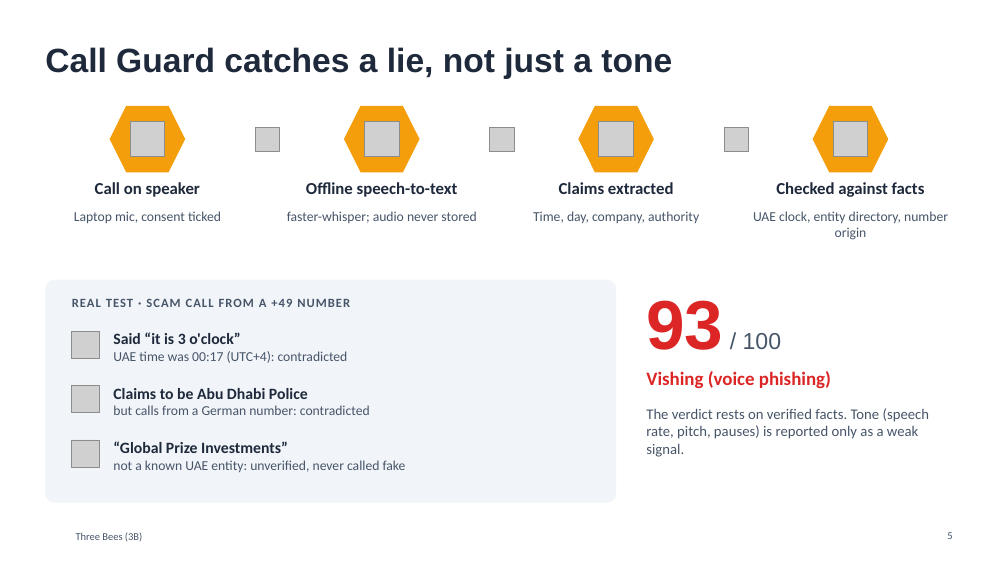
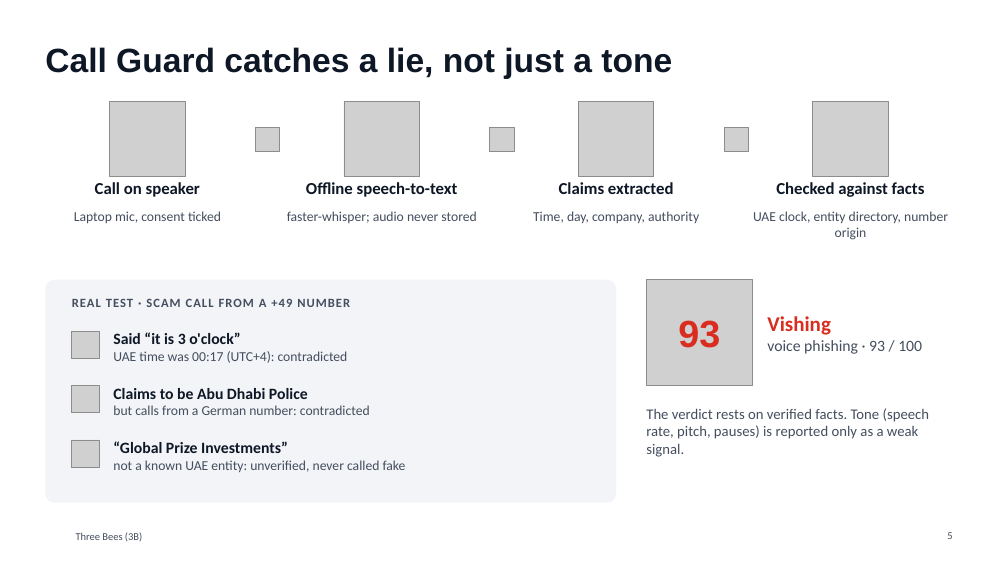
Before and after one commit to Mezx-1/three-bees, a slide deck: slide 5 of docs/presentation/ThreeBees_3B.pptx. Drawn at 1008x567 pixels with LibreOffice and Linux fonts; fonts in the diff are those of the drawing; grey boxes stand for pictures; background and template pictures are left out. Boxes give left, top, right and bottom in pixels: in the first picture for what was removed or moved away, otherwise in the second. Text is boxed around its words. In the diff, an @@ line names an element or a change of style, - is before the commit and + after.

```diff
--- a/docs/presentation/ThreeBees_3B.pptx
+++ b/docs/presentation/ThreeBees_3B.pptx
@@ hexagon removed at box(110, 106, 185, 172) @@
@@ picture added at box(110, 101, 185, 177) @@
@@ hexagon removed at box(344, 106, 420, 172) @@
@@ picture added at box(344, 101, 420, 177) @@
@@ hexagon removed at box(578, 106, 654, 172) @@
@@ picture added at box(578, 101, 654, 177) @@
@@ hexagon removed at box(813, 106, 889, 172) @@
@@ picture added at box(813, 101, 889, 177) @@
@@ picture removed at box(130, 122, 165, 157) @@
@@ picture removed at box(364, 122, 399, 157) @@
@@ picture removed at box(599, 122, 634, 157) @@
@@ picture removed at box(833, 122, 868, 157) @@
@@ text colour #1E293B to #0E1726 in 5 elements at box(45, 47, 672, 79), box(95, 182, 200, 197), box(306, 182, 458, 197), box(559, 182, 674, 194), box(776, 182, 925, 197) @@
@@ rounded rectangle at box(45, 280, 616, 503): fill #F1F5F9 to #F2F4F7 @@
@@ text "93" at box(678, 320, 720, 348): vertical alignment bottom to middle @@
@@ picture added at box(647, 280, 752, 386) @@
@@ text "Vishing" at box(767, 316, 922, 354): vertical alignment top to middle @@
@@ text "Said “it is 3 o'clock”" at box(113, 332, 348, 363): text colour #1E293B to #0E1726 in "Said “it is 3 o'clock”"; text colour #475569 to #444E5F in "UAE time was 00:17 (UTC+4): contradicted" @@
@@ text at box(678, 320, 720, 348): text changed; size 22 to 36 pt; text colour #475569 to #D92D20; bold on @@
-93 / 100
+93
@@ text at box(767, 316, 922, 354): text changed; size 18 to 15 pt; text colour #DC2626 to #444E5F; bold off @@
-Vishing (voice phishing)
+Vishing
+voice phishing · 93 / 100
@@ text "Claims to be Abu Dhabi ..." at box(113, 388, 370, 415): text colour #1E293B to #0E1726 in "Claims to be Abu Dhabi Police"; text colour #475569 to #444E5F in "but calls from a German number: contradicted" @@
@@ text "“Global Prize Investments”" at box(113, 441, 406, 472): text colour #1E293B to #0E1726 in "“Global Prize Investments”"; text colour #475569 to #444E5F in "not a known UAE entity: unverified, never ..." @@
```
Also in this commit, not shown: 12 other slides changed, 3 other files.
